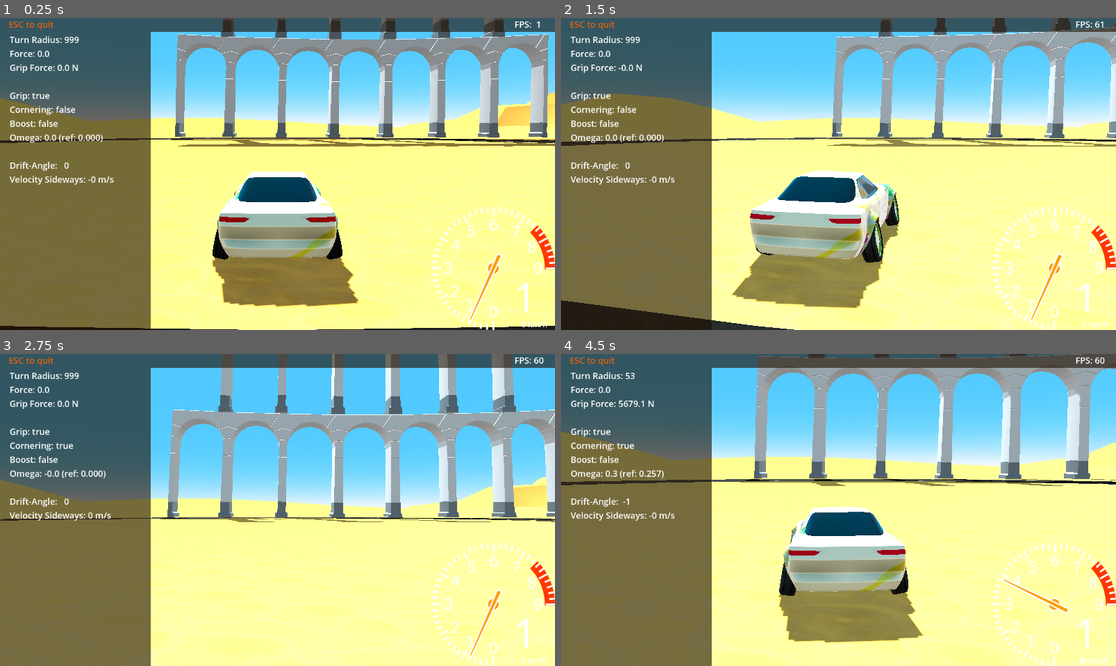
Above: before the commit, frames 1-4 (two rows, left to right).
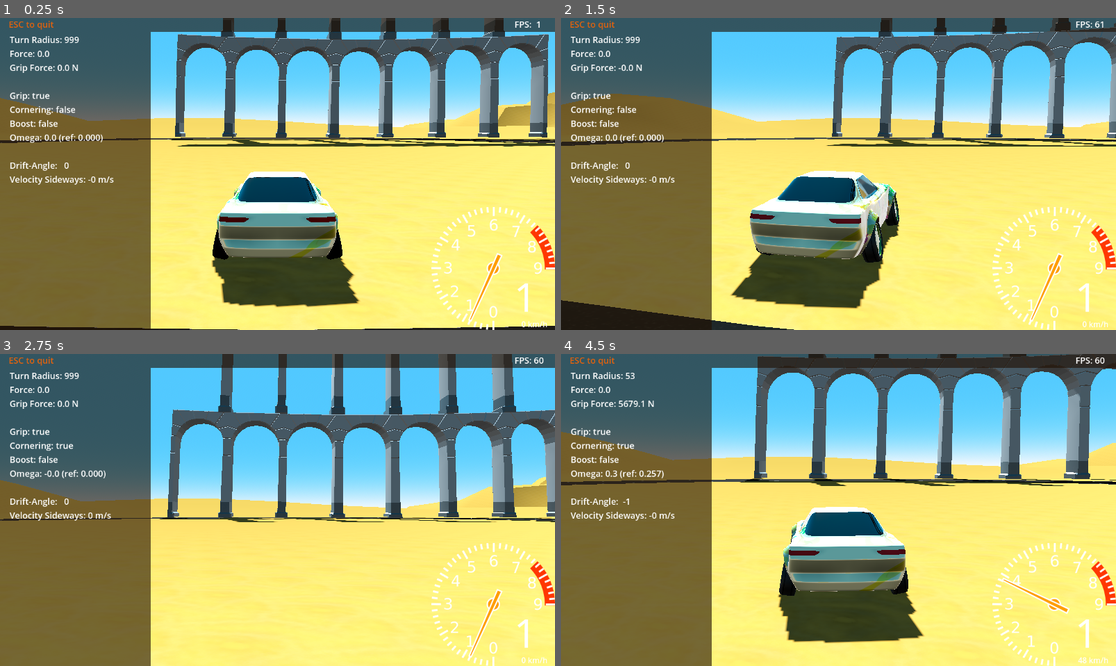
Above: after the commit, the same moments.

Repository: tomaga-dev/DriftCarG4
Game: Godot game, scene res://Scenes/Start.tscn
The game is run twice, just before and just after one commit, with the same random seed, the same clock (stepped at 60 frames per second) and the same inputs.
Inputs:
- Up to frame 1 (0.25 s): no input
- Up to frame 2 (1.5 s): hold Right (controller_right) 0.53-1.28 s; tap C (controller_camera) at 0.6 s; hold Down (controller_brake) from 1.28 s (still down); tap Space (controller_camera_rotate) at 1.35 s
- Up to frame 3 (2.75 s): tap Enter at 2 s; release Down (controller_brake) at 2.03 s; hold Right (controller_right) from 2.03 s (still down); tap C (controller_camera) at 2.1 s
- Up to frame 4 (4.5 s): release Right (controller_right) at 2.78 s; hold Up (controller_accelerate) 2.78-3.53 s; tap Space (controller_camera_rotate) at 2.85, 4.35 s; hold Left (controller_left) from 3.53 s (still down); tap C (controller_camera) at 3.6 s

The runs differ from the first frame. In frame 1, 50% of the frame differs, in the area x 27-100%, y 0-100%; in frame 2, 50%; in frame 3, 48%; in frame 4, 53%.

Commit message:
Lighting has been changed
Ambient light has been lowered and the fog density was too high. The
ambient mode of the reflection probe has been disabled.

Diff:
--- a/Drift Car/Scenes/Start.tscn
+++ b/Drift Car/Scenes/Start.tscn
@@ -31,10 +31,12 @@
 sky = SubResource("Sky_wbhdn")
 ambient_light_color = Color(0.501961, 0.501961, 0.501961, 1)
 ambient_light_sky_contribution = 0.1
+ambient_light_energy = 0.2
 tonemap_mode = 3
 fog_light_color = Color(0, 0.619608, 1, 1)
 fog_sky_affect = 0.0
 volumetric_fog_enabled = true
+volumetric_fog_density = 0.03
 volumetric_fog_anisotropy = -0.2
 volumetric_fog_sky_affect = 0.0
 
@@ -202,6 +204,6 @@
 
 [node name="ReflectionProbe" type="ReflectionProbe" parent="."]
 size = Vector3(500, 100, 500)
-interior = true
+ambient_mode = 0
 
 [connection signal="query_driver" from="Monteri" to="Player" method="_on_monteri_query_driver"]
